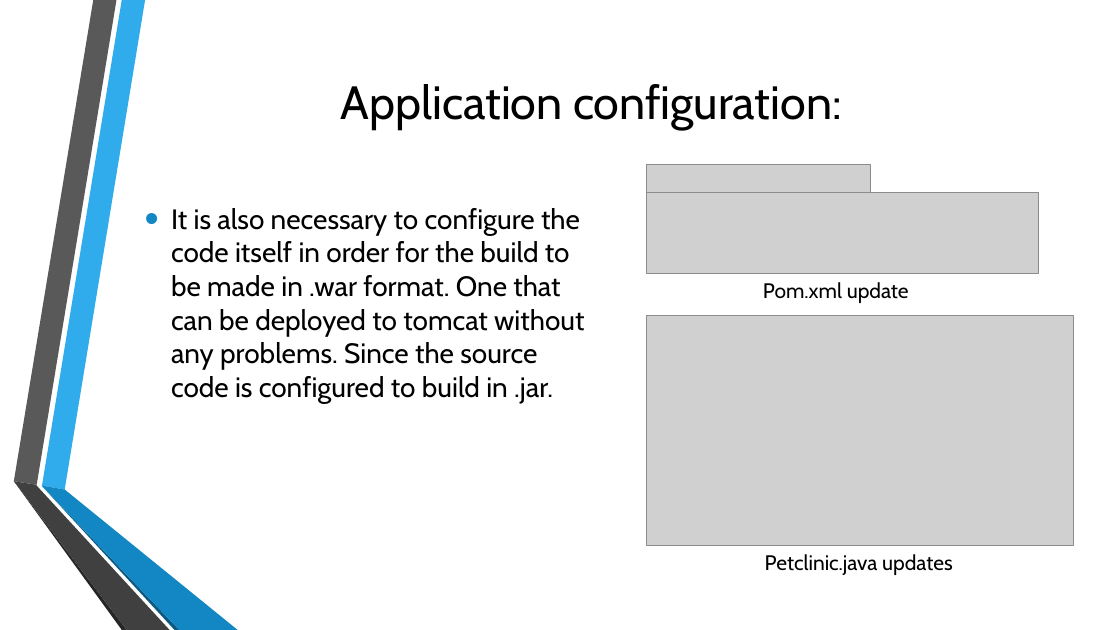
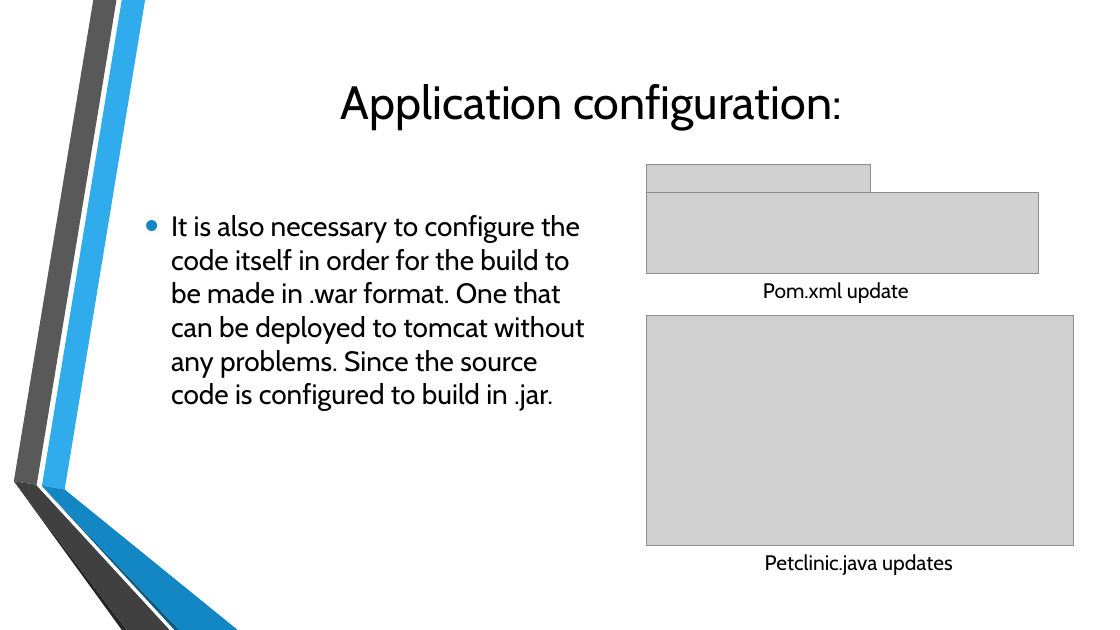
Before and after one commit to devilinpijama/spring_boot_app, a slide deck: slide 10 of Presentation and CV/DevOps - Rakivnenko D.N. - EPAM.pptx. Drawn at 1120x630 pixels with LibreOffice and Linux fonts; fonts in the diff are those of the drawing; grey boxes stand for pictures; background and template pictures are left out. Boxes give left, top, right and bottom in pixels: in the first picture for what was removed or moved away, otherwise in the second. Text is boxed around its words. In the diff, an @@ line names an element or a change of style, - is before the commit and + after.

Commit message:
Update main also presentation

```diff
--- a/Presentation and CV/DevOps - Rakivnenko D.N. - EPAM.pptx
+++ b/Presentation and CV/DevOps - Rakivnenko D.N. - EPAM.pptx
@@ text "It is also necessary to ...": place and size @@
-text "It is also necessary to ..." at (171,208,584,403)
+text "It is also necessary to ..." at (171,215,584,411)
```
Also in this commit, not shown: 3 other slides changed, 4 slides added, 4 slides removed, 1 other file.
